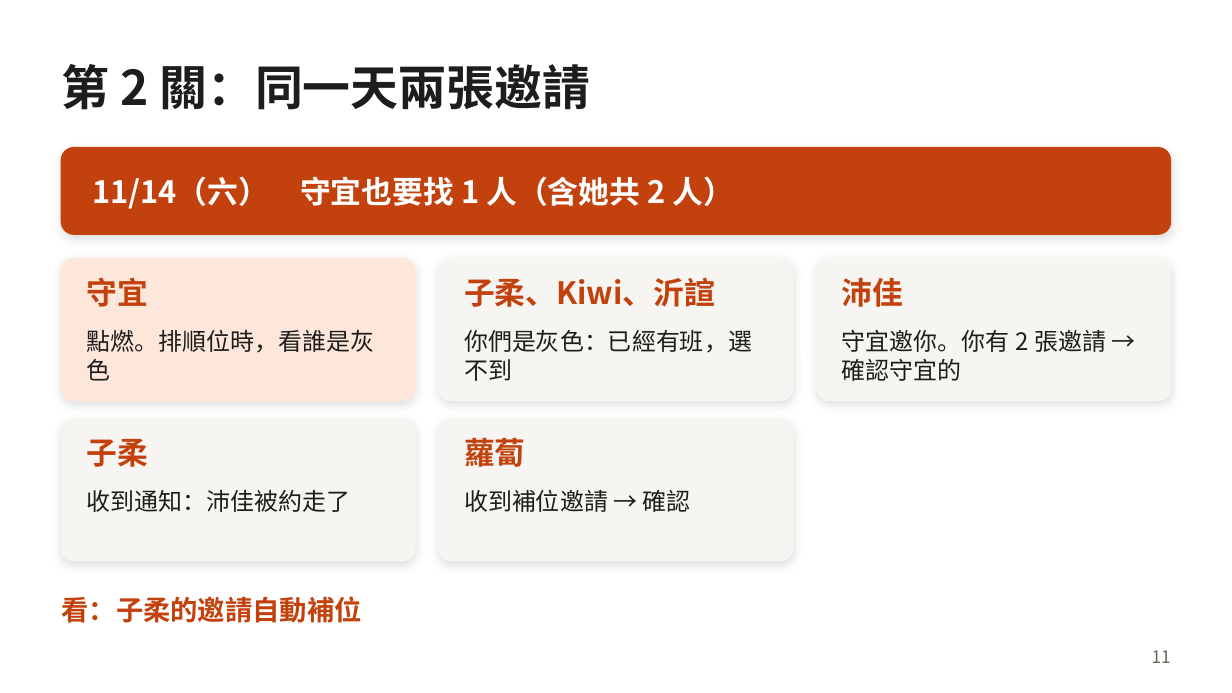
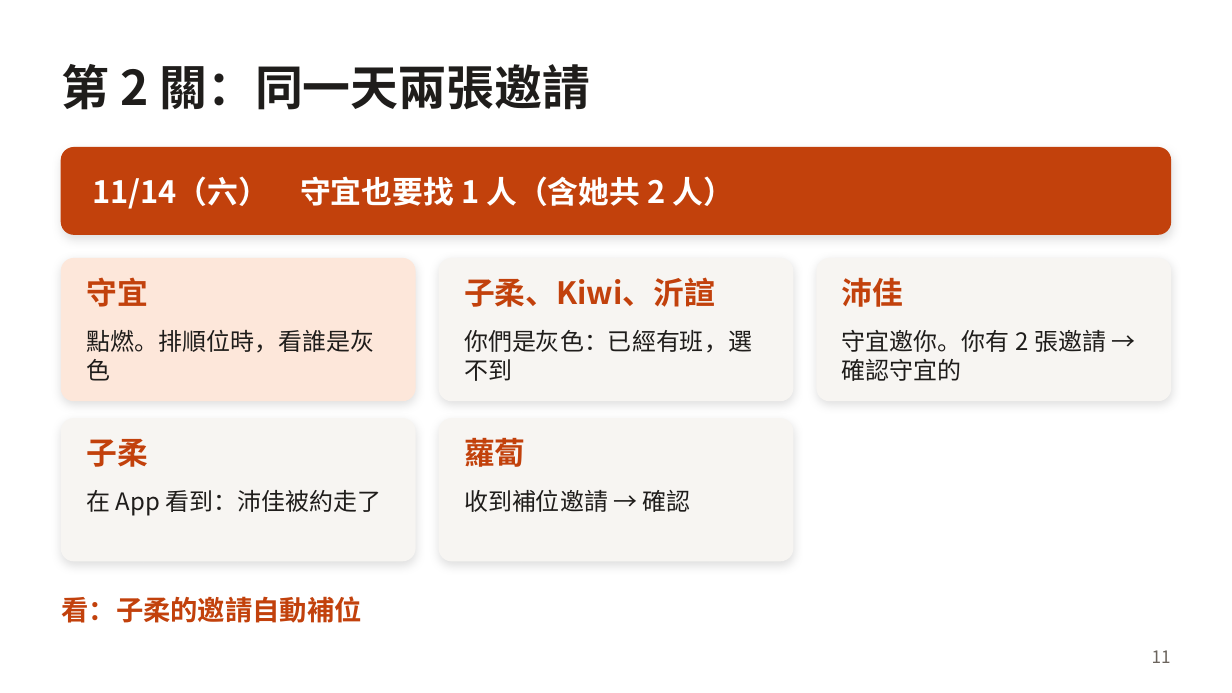
Before and after one commit to ababaa2abbb-huochai/huochai-app, a slide deck: slide 11 of docs/briefing/huochai-briefing-30min.pptx. Drawn at 1232x693 pixels with LibreOffice and Linux fonts; fonts in the diff are those of the drawing. Boxes give left, top, right and bottom in pixels: in the first picture for what was removed or moved away, otherwise in the second. Text is boxed around its words. In the diff, an @@ line names an element or a change of style, - is before the commit and + after.

```diff
--- a/docs/briefing/huochai-briefing-30min.pptx
+++ b/docs/briefing/huochai-briefing-30min.pptx
@@ text at (86,490,381,516): text changed @@
-收到通知：沛佳被約走了
+在 App 看到：沛佳被約走了
```
Also in this commit, not shown: 1 other slide changed, 2 other files.
